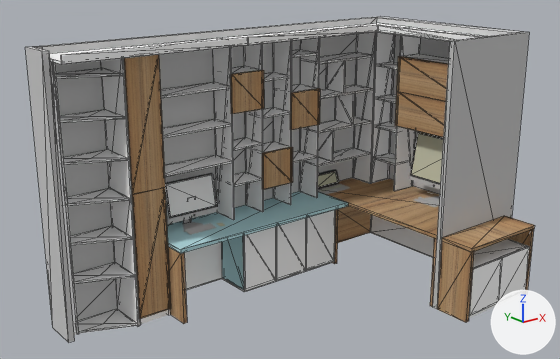
One commit to the glTF model alk/62921215.gltf: the scene before it, then after it.
Both versions are drawn from a camera (50 mm lens) standing at (-2.52, -6.31, 3.47) and looking at (1.78, -0.94, 1.32). Arrows for +X, +Y and +Z are at lower right; the lights stay in place. Mesh edges are drawn as thin lines on the coarser meshes. Where no turn or scale is listed for an object, it has been applied to the vertices.

Objects in the first picture: '{0A7DB885-BA2E-4c91-A6DA-4FD287804012}_Node', '{0FBD272D-334B-483c-B619-9AD8177803A1}_Node', '{1127DE2B-680A-412c-AEF0-66A47681D4C4}_Node', '{13BDF720-4F45-453a-AD49-33AC5BEB6E18}_Node', '{2EABD83B-4D81-4129-B8C3-DFAAD3F6FB9C}_Node', '{53B970C5-8004-409f-BABC-2D165AA91B67}_Node', '{936A7D3A-E672-4978-9D04-4A32B1B7DD12}_Node', '{B2F6A2FB-18ED-40ff-9F58-E54EE404F419}_Node', '{BBF20E68-0B86-49c3-8F2E-92090D40B13A}_Node', '{C399FE90-B5D3-473f-98DA-580846FC77E7}_Node', '{CE59AA23-80B4-41fd-8049-7AF2AFCED323}_Node', '{E27CBF32-56B4-48bb-84EE-E2242F3092FC}_Node', '{FFF05BD7-0814-4e8d-8296-355593FBF6EC}_Node'.
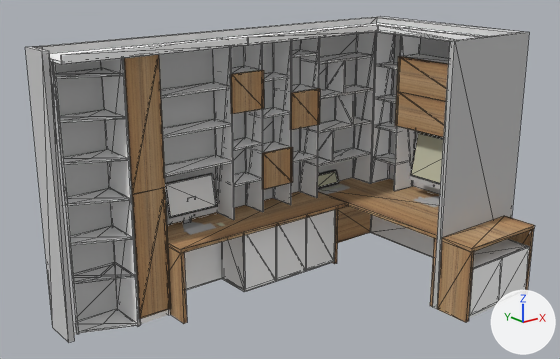
Pixel boxes (x1, y1, x2, y2) of what changed, in the pictures (560 x 359 px):
'{1127DE2B-680A-412c-AEF0-66A47681D4C4}_Node', recoloured (cyan to brown)
    both: (167, 191, 348, 253)
'{2EABD83B-4D81-4129-B8C3-DFAAD3F6FB9C}_Node', recoloured (cyan to grey)
    both: (222, 236, 244, 290)

Patch to the scene script:
```diff
--- a/alk/62921215.gltf.py
+++ b/alk/62921215.gltf.py
@@ me_2eabd83b_4d81_4129_b8c3_dfaad3f6fb9c @@
 me_2eabd83b_4d81_4129_b8c3_dfaad3f6fb9c.from_pydata(...)  # 8 vertices, 12 faces; spans x 1.691..1.71, y -0.461..-0.084, z 0.044..0.683
-me_2eabd83b_4d81_4129_b8c3_dfaad3f6fb9c.materials.append(mat_130486d6_a442_4d5e_9d09_579c63a277c6__effect)  # picture img_image_3
+me_2eabd83b_4d81_4129_b8c3_dfaad3f6fb9c.materials.append(mat_09f3a587_b14c_4595_961c_b20ce22e38cc__effect_007)  # picture img_image_0
@@ me_1127de2b_680a_412c_aef0_66a47681d4c4 @@
 me_1127de2b_680a_412c_aef0_66a47681d4c4.from_pydata(...)  # 8 vertices, 12 faces; spans x 0.87..2.96, y -0.63..0.0, z 0.71..0.75
-me_1127de2b_680a_412c_aef0_66a47681d4c4.materials.append(mat_0d935506_ef8b_4861_ab25_eadc3cc17440__effect)  # picture img_image_3
+me_1127de2b_680a_412c_aef0_66a47681d4c4.materials.append(mat_c3c4494d_4989_47dd_aee4_17f12edab5e0__effect_002)  # picture img_image_1
```
